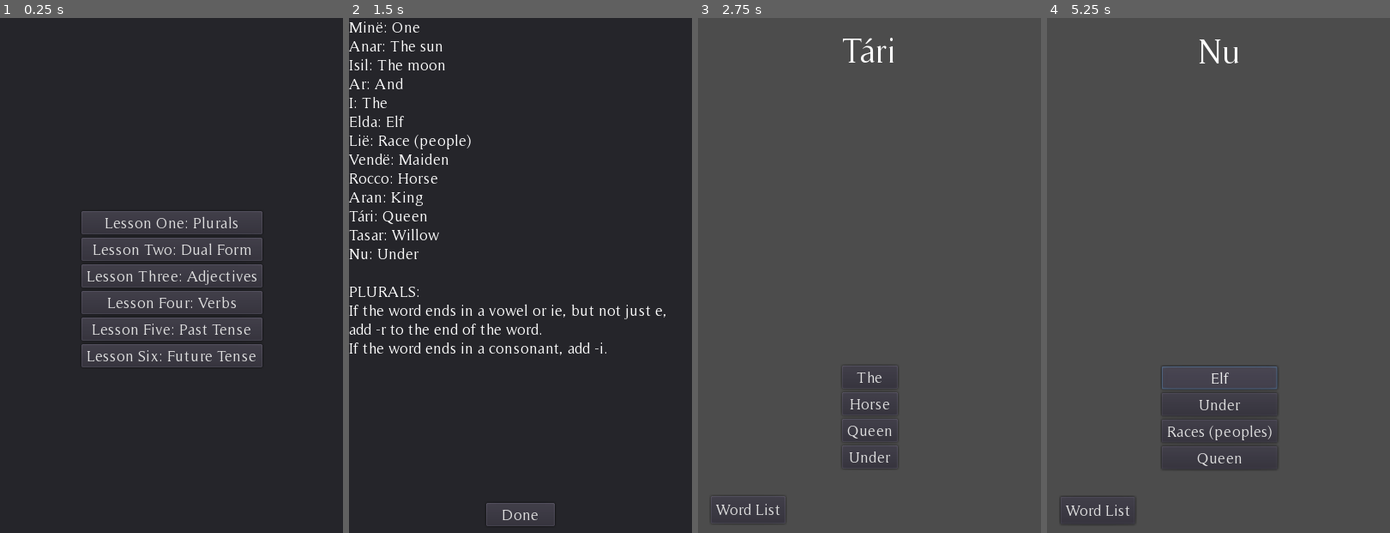
Above: before the commit, frames 1-4 (left to right).
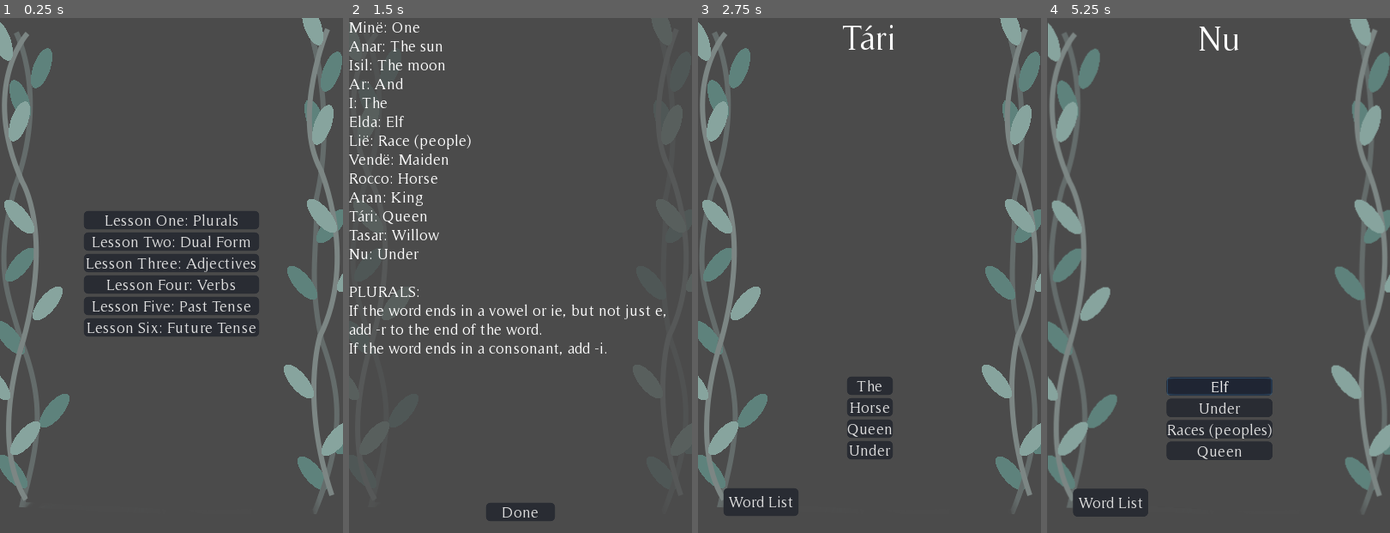
Above: after the commit, the same moments.

Repository: the-alex-g/QuenyaFlashcards
Game: Godot game, scene res://Main.tscn
Two runs of this game, one before a commit and one after it. Both use one fixed random seed, a clock stepped at 60 frames per second and the inputs below. This scene is started directly instead of the project's main scene.
Inputs (mouse positions are in pixels of both pictures, inside the frame that each line leads up to):
- Up to frame 1 (0.25 s): no input
- Up to frame 2 (1.5 s): click "Lesson One: Plurals" at 0.5 s; click (400, 512) at 1.25 s, where only the run before the commit has a clickable "Word List"
- Up to frame 3 (2.75 s): click "Done" at 2 s
- Up to frame 4 (5.25 s): click "The" at 2.75 s; click "Horse" at 3.5 s; click "Queen" at 4.25 s; click "Elf" at 5 s

The runs differ from the first frame. In frame 1, 88% of the frame differs, in the area x 0-100%, y 0-100%; in frame 2, 97%; in frame 3, 12%; in frame 4, 13%.

Commit message:
Add vine border

Diff:
--- a/project/Main.gd
+++ b/project/Main.gd
@@ -14,11 +14,12 @@
 var _questions := []
 
 # onready variables
-onready var _question_label := $QuestionLabel
-onready var _answer_buttons := $AnswerButtons
-onready var _word_list_panel := $Panel
-onready var _word_list_display := $Panel/RichTextLabel
-onready var _lesson_display := $LessonPanel
+onready var _question_label := $Lesson/QuestionLabel
+onready var _answer_buttons := $Lesson/AnswerButtons
+onready var _word_list := $WordListDisplay
+onready var _word_list_display := $WordListDisplay/RichTextLabel
+onready var _lesson := $Lesson
+onready var _lesson_picker := $LessonPicker
 onready var _correct_noise := $Correct
 onready var _wrong_noise := $Wrong
 onready var _camera_shake := $AnimationPlayer
@@ -27,14 +28,14 @@
 
 func _ready()->void:
 	randomize()
-	_lesson_display.visible = true
+	_lesson_picker.visible = true
+	_word_list_display.visible = false
+	_lesson.visible = false
 	_lesson_finished_timer.wait_time = _lesson_finished_paricles.lifetime+0.5
 
 
 func _get_list(lesson_number:String)->void:
-	_question_label.show()
-	_answer_buttons.show()
-	$WordList.show()
+	_lesson_picker.visible = false
 	var words:Dictionary = get('LESS_'+lesson_number+'_WORDS')
 	for word in words:
 		_word_list_display.text += word +': '+words[word]+'\n'
@@ -42,7 +43,8 @@
 	for key in exercises:
 		words[key] = exercises[key]
 	_word_list_display.text += '\n'+get('LESS_'+lesson_number+'_RULES')
-	_word_list_panel.visible = true
+	_word_list.visible = true
+	_word_list_display.visible = true
 	_working_list = words
 	for question in _working_list:
 		_questions.append(question)
@@ -71,9 +73,8 @@
 		_answer_buttons.set_answers(answers, answer)
 		_question_label.text = question
 	else:
-		_question_label.hide()
-		_answer_buttons.hide()
-		$WordList.hide()
+		_lesson.visible = false
+		_word_list.visible = false
 		_lesson_finished_paricles.emitting = true
 		_lesson_finished_timer.start()
 
@@ -89,17 +90,21 @@
 
 
 func _on_ReadyButton_pressed()->void:
-	_word_list_panel.visible = false
+	_word_list.visible = false
+	_lesson.visible = true
 
 
 func _on_WordList_pressed()->void:
-	_word_list_panel.visible = true
+	_word_list.visible = true
+	_lesson.visible = true
 
 
 func _on_LessonButton_pressed(lesson_number:String)->void:
-	_lesson_display.visible = false
+	_lesson_picker.visible = false
 	_get_list(lesson_number)
 
 
 func _on_LessonFinishedTimer_timeout()->void:
-	_lesson_display.visible = true
+	_lesson_picker.visible = true
+	_lesson.visible = false
+	_word_list.visible = false
--- a/project/Main.tscn
+++ b/project/Main.tscn
@@ -7,6 +7,10 @@
 [ext_resource path="res://Fonts/LargeFont.tres" type="DynamicFont" id=5]
 [ext_resource path="res://SFX/Correct.wav" type="AudioStream" id=6]
 [ext_resource path="res://SFX/Wrong.wav" type="AudioStream" id=7]
+[ext_resource path="res://VineBorder.png" type="Texture" id=8]
+
+[sub_resource type="StyleBoxFlat" id=3]
+bg_color = Color( 0.294118, 0.294118, 0.294118, 0.776471 )
 
 [sub_resource type="Animation" id=1]
 resource_name = "Shake"
@@ -36,10 +40,29 @@
 "_edit_use_anchors_": false
 }
 
-[node name="QuestionLabel" type="Label" parent="."]
-anchor_right = 1.0
-margin_top = 15.0
-margin_bottom = 14.0
+[node name="Background" type="ColorRect" parent="."]
+anchor_right = 1.0
+anchor_bottom = 1.0
+color = Color( 0.294118, 0.294118, 0.294118, 1 )
+
+[node name="TextureRect" type="TextureRect" parent="."]
+margin_right = 40.0
+margin_bottom = 40.0
+texture = ExtResource( 8 )
+__meta__ = {
+"_edit_use_anchors_": false
+}
+
+[node name="Lesson" type="Control" parent="."]
+anchor_right = 1.0
+anchor_bottom = 1.0
+__meta__ = {
+"_edit_use_anchors_": false
+}
+
+[node name="QuestionLabel" type="Label" parent="Lesson"]
+anchor_right = 1.0
+margin_bottom = 45.0
 custom_fonts/font = ExtResource( 5 )
 align = 1
 autowrap = true
@@ -47,37 +70,39 @@
 "_edit_use_anchors_": false
 }
 
-[node name="AnswerButtons" parent="." instance=ExtResource( 1 )]
+[node name="AnswerButtons" parent="Lesson" instance=ExtResource( 1 )]
 anchor_left = 0.5
 anchor_top = 1.0
 anchor_right = 0.5
 anchor_bottom = 1.0
 margin_left = -20.0
-margin_top = -195.0
+margin_top = -182.0
 margin_right = 20.0
-margin_bottom = -73.0
-
-[node name="WordList" type="Button" parent="."]
+margin_bottom = -60.0
+
+[node name="WordList" type="Button" parent="Lesson"]
 anchor_top = 1.0
 anchor_bottom = 1.0
-margin_left = 15.0
-margin_top = -43.0
-margin_right = 49.0
-margin_bottom = -11.0
+margin_left = 30.0
+margin_top = -52.0
+margin_right = 117.0
+margin_bottom = -20.0
 text = "Word List"
 __meta__ = {
 "_edit_use_anchors_": false
 }
 
-[node name="Panel" type="Panel" parent="."]
+[node name="WordListDisplay" type="Control" parent="."]
 visible = false
 anchor_right = 1.0
 anchor_bottom = 1.0
-__meta__ = {
-"_edit_use_anchors_": false
-}
-
-[node name="RichTextLabel" type="RichTextLabel" parent="Panel"]
+
+[node name="Panel" type="Panel" parent="WordListDisplay"]
+anchor_right = 1.0
+anchor_bottom = 1.0
+custom_styles/panel = SubResource( 3 )
+
+[node name="RichTextLabel" type="RichTextLabel" parent="WordListDisplay"]
 anchor_right = 1.0
 anchor_bottom = 1.0
 margin_bottom = -60.0
@@ -85,7 +110,7 @@
 "_edit_use_anchors_": false
 }
 
-[node name="ReadyButton" type="Button" parent="Panel"]
+[node name="ReadyButton" type="Button" parent="WordListDisplay"]
 anchor_left = 0.5
 anchor_top = 1.0
 anchor_right = 0.5
@@ -96,16 +121,14 @@
 margin_bottom = -15.0
 text = "Done"
 
-[node name="LessonPanel" type="Panel" parent="."]
+[node name="LessonPicker" type="Control" parent="."]
+visible = false
 anchor_right = 1.0
 anchor_bottom = 1.0
 margin_left = 0.264862
 margin_right = 0.264862
-__meta__ = {
-"_edit_use_anchors_": false
-}
-
-[node name="VBoxContainer" type="VBoxContainer" parent="LessonPanel"]
+
+[node name="VBoxContainer" type="VBoxContainer" parent="LessonPicker"]
 anchor_left = 0.5
 anchor_top = 0.5
 anchor_right = 0.5
@@ -119,41 +142,41 @@
 "_edit_use_anchors_": false
 }
 
-[node name="LessonButton" parent="LessonPanel/VBoxContainer" instance=ExtResource( 3 )]
+[node name="LessonButton" parent="LessonPicker/VBoxContainer" instance=ExtResource( 3 )]
 margin_right = 204.0
 margin_bottom = 27.0
 text = "Lesson One: Plurals"
 lesson_number = 2
 
-[node name="LessonButton2" parent="LessonPanel/VBoxContainer" instance=ExtResource( 3 )]
+[node name="LessonButton2" parent="LessonPicker/VBoxContainer" instance=ExtResource( 3 )]
 margin_top = 31.0
 margin_right = 204.0
 margin_bottom = 58.0
 text = "Lesson Two: Dual Form"
 lesson_number = 3
 
-[node name="LessonButton3" parent="LessonPanel/VBoxContainer" instance=ExtResource( 3 )]
+[node name="LessonButton3" parent="LessonPicker/VBoxContainer" instance=ExtResource( 3 )]
 margin_top = 62.0
 margin_right = 204.0
 margin_bottom = 89.0
 text = "Lesson Three: Adjectives"
 lesson_number = 4
 
-[node name="LessonButton4" parent="LessonPanel/VBoxContainer" instance=ExtResource( 3 )]
+[node name="LessonButton4" parent="LessonPicker/VBoxContainer" instance=ExtResource( 3 )]
 margin_top = 93.0
 margin_right = 204.0
 margin_bottom = 120.0
 text = "Lesson Four: Verbs"
 lesson_number = 5
 
-[node name="LessonButton5" parent="LessonPanel/VBoxContainer" instance=ExtResource( 3 )]
+[node name="LessonButton5" parent="LessonPicker/VBoxContainer" instance=ExtResource( 3 )]
 margin_top = 124.0
 margin_right = 204.0
 margin_bottom = 151.0
 text = "Lesson Five: Past Tense"
 lesson_number = 6
 
-[node name="LessonButton6" parent="LessonPanel/VBoxContainer" instance=ExtResource( 3 )]
+[node name="LessonButton6" parent="LessonPicker/VBoxContainer" instance=ExtResource( 3 )]
 margin_top = 155.0
 margin_right = 204.0
 margin_bottom = 182.0
@@ -190,14 +213,14 @@
 
 [node name="LessonFinishedTimer" type="Timer" parent="."]
 one_shot = true
-[connection signal="correct_answer_given" from="AnswerButtons" to="." method="_on_AnswerButtons_correct_answer_given"]
-[connection signal="incorrect_answer_given" from="AnswerButtons" to="." method="_on_AnswerButtons_incorrect_answer_given"]
-[connection signal="pressed" from="WordList" to="." method="_on_WordList_pressed"]
-[connection signal="pressed" from="Panel/ReadyButton" to="." method="_on_ReadyButton_pressed"]
-[connection signal="custom_pressed" from="LessonPanel/VBoxContainer/LessonButton" to="." method="_on_LessonButton_pressed"]
-[connection signal="custom_pressed" from="LessonPanel/VBoxContainer/LessonButton2" to="." method="_on_LessonButton_pressed"]
-[connection signal="custom_pressed" from="LessonPanel/VBoxContainer/LessonButton3" to="." method="_on_LessonButton_pressed"]
-[connection signal="custom_pressed" from="LessonPanel/VBoxContainer/LessonButton4" to="." method="_on_LessonButton_pressed"]
-[connection signal="custom_pressed" from="LessonPanel/VBoxContainer/LessonButton5" to="." method="_on_LessonButton_pressed"]
-[connection signal="custom_pressed" from="LessonPanel/VBoxContainer/LessonButton6" to="." method="_on_LessonButton_pressed"]
+[connection signal="correct_answer_given" from="Lesson/AnswerButtons" to="." method="_on_AnswerButtons_correct_answer_given"]
+[connection signal="incorrect_answer_given" from="Lesson/AnswerButtons" to="." method="_on_AnswerButtons_incorrect_answer_given"]
+[connection signal="pressed" from="Lesson/WordList" to="." method="_on_WordList_pressed"]
+[connection signal="pressed" from="WordListDisplay/ReadyButton" to="." method="_on_ReadyButton_pressed"]
+[connection signal="custom_pressed" from="LessonPicker/VBoxContainer/LessonButton" to="." method="_on_LessonButton_pressed"]
+[connection signal="custom_pressed" from="LessonPicker/VBoxContainer/LessonButton2" to="." method="_on_LessonButton_pressed"]
+[connection signal="custom_pressed" from="LessonPicker/VBoxContainer/LessonButton3" to="." method="_on_LessonButton_pressed"]
+[connection signal="custom_pressed" from="LessonPicker/VBoxContainer/LessonButton4" to="." method="_on_LessonButton_pressed"]
+[connection signal="custom_pressed" from="LessonPicker/VBoxContainer/LessonButton5" to="." method="_on_LessonButton_pressed"]
+[connection signal="custom_pressed" from="LessonPicker/VBoxContainer/LessonButton6" to="." method="_on_LessonButton_pressed"]
 [connection signal="timeout" from="LessonFinishedTimer" to="." method="_on_LessonFinishedTimer_timeout"]
--- a/project/PasswordScreen.tscn
+++ b/project/PasswordScreen.tscn
@@ -1,15 +1,29 @@
-[gd_scene load_steps=5 format=2]
+[gd_scene load_steps=6 format=2]
 
 [ext_resource path="res://Theme.tres" type="Theme" id=1]
 [ext_resource path="res://PasswordScreen.gd" type="Script" id=2]
 [ext_resource path="res://SFX/Correct.wav" type="AudioStream" id=3]
 [ext_resource path="res://SFX/Wrong.wav" type="AudioStream" id=4]
+[ext_resource path="res://VineBorder.png" type="Texture" id=5]
 
 [node name="PasswordScreen" type="Control"]
 anchor_right = 1.0
 anchor_bottom = 1.0
 theme = ExtResource( 1 )
 script = ExtResource( 2 )
+__meta__ = {
+"_edit_use_anchors_": false
+}
+
+[node name="Background" type="ColorRect" parent="."]
+anchor_right = 1.0
+anchor_bottom = 1.0
+color = Color( 0.294118, 0.294118, 0.294118, 1 )
+
+[node name="TextureRect" type="TextureRect" parent="."]
+margin_right = 400.0
+margin_bottom = 600.0
+texture = ExtResource( 5 )
 __meta__ = {
 "_edit_use_anchors_": false
 }
--- a/project/Theme.tres
+++ b/project/Theme.tres
@@ -1,6 +1,27 @@
-[gd_resource type="Theme" load_steps=2 format=2]
+[gd_resource type="Theme" load_steps=5 format=2]
 
 [ext_resource path="res://Fonts/SmallFont.tres" type="DynamicFont" id=1]
+
+[sub_resource type="StyleBoxFlat" id=1]
+bg_color = Color( 0.121569, 0.145098, 0.2, 1 )
+corner_radius_top_left = 5
+corner_radius_top_right = 5
+corner_radius_bottom_right = 5
+corner_radius_bottom_left = 5
+
+[sub_resource type="StyleBoxFlat" id=2]
+bg_color = Color( 0.160784, 0.172549, 0.2, 1 )
+corner_radius_top_left = 5
+corner_radius_top_right = 5
+corner_radius_bottom_right = 5
+corner_radius_bottom_left = 5
+
+[sub_resource type="StyleBoxFlat" id=3]
+bg_color = Color( 0.1125, 0.12375, 0.15, 1 )
+corner_radius_top_left = 5
+corner_radius_top_right = 5
+corner_radius_bottom_right = 5
+corner_radius_bottom_left = 5
 
 [resource]
 default_font = ExtResource( 1 )
@@ -12,7 +33,7 @@
 Button/fonts/font = null
 Button/styles/disabled = null
 Button/styles/focus = null
-Button/styles/hover = null
-Button/styles/normal = null
-Button/styles/pressed = null
+Button/styles/hover = SubResource( 1 )
+Button/styles/normal = SubResource( 2 )
+Button/styles/pressed = SubResource( 3 )
 Panel/styles/panel = null
--- a/project/project.godot
+++ b/project/project.godot
@@ -37,3 +37,4 @@
 [rendering]
 
 quality/driver/driver_name="GLES2"
+environment/default_clear_color=Color( 0.301961, 0.301961, 0.301961, 1 )
Not shown: 1 places in project/Main.tscn that only renumber resources
Binary file added: project/VineBorder.png
Not shown, added: project/VineBorder.png.import
